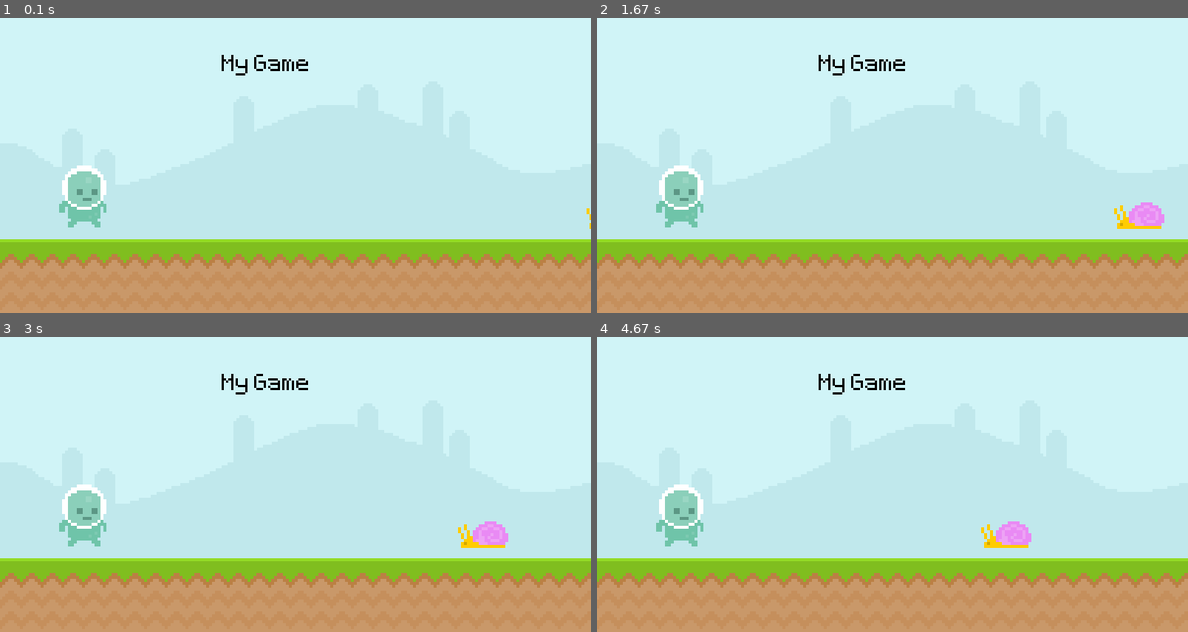
Above: before the commit, frames 1-4 (two rows, left to right).
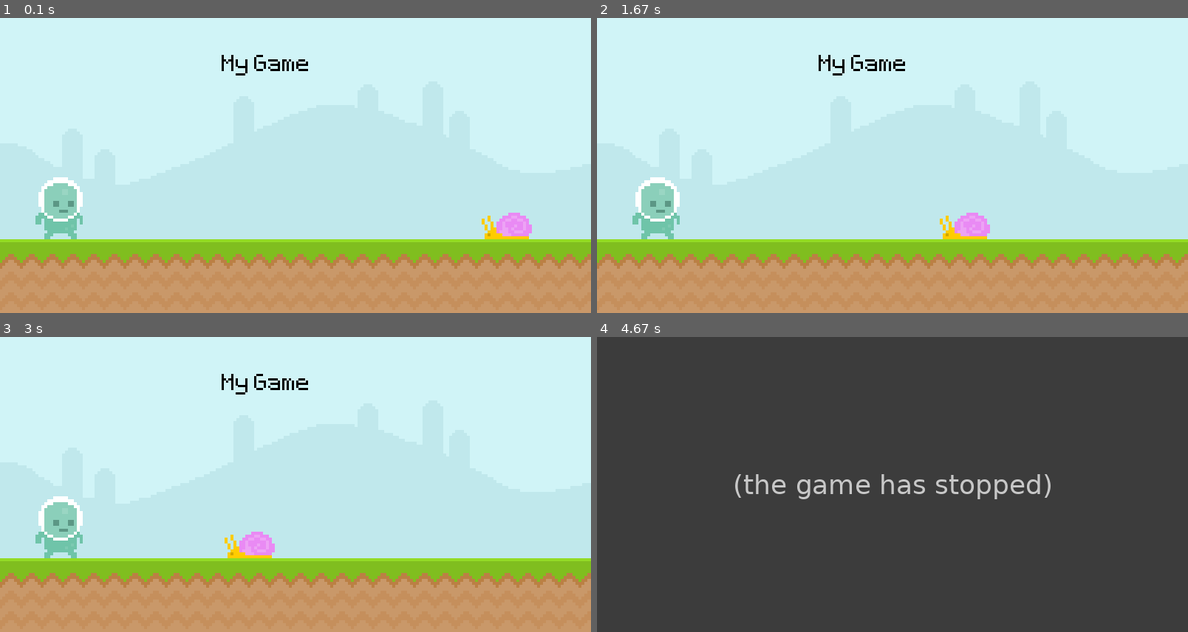
Above: after the commit, the same moments.

Repository: LZf1r3/Pygame-Study
Game: pygame game, started from First_project.py
The game is run twice, just before and just after one commit, with the same random seed, the same clock (stepped at 60 frames per second) and the same inputs.
Inputs (mouse positions are in pixels of both pictures, inside the frame that each line leads up to):
- Up to frame 1 (0.1 s): no input
- Up to frame 2 (1.67 s): click (656, 206) at 0.38 s
- Up to frame 3 (3 s): no input
- Up to frame 4 (4.67 s): no input

The runs differ from the first frame. In frame 1, 2.5% of the frame differs, in the area x 6-100%, y 50-75%; in frame 2, 3.0%; in frame 3, 3.0%; in frame 4, 100%, in the area x 0-100%, y 0-100%.
After the commit the program exited at 4.6 s; later frames show no game.

Commit message:
Update First_project.py

Diff:
--- a/First_project.py
+++ b/First_project.py
@@ -1,31 +1,67 @@
-import pygame # Importing the python gaming library
-from sys import exit # Import exit from the system library
+import pygame  # Importing the python gaming library
+from sys import exit  # Import exit from the system library
 
-pygame.init() # Initializing pygame
-screen = pygame.display.set_mode((800,400)) # Defining the size of the screen/window
-pygame.display.set_caption("LZ's First Game") # Defining the name on the window
-clock = pygame.time.Clock() # Creating an object for frameratelimit
-test_font = pygame.font.Font('UltimatePygameIntro-main/font/Pixeltype.ttf',50) # pygame.font.Font(font type, font size )
-snail_surface = pygame.image.load('UltimatePygameIntro-main/graphics/snail/snail1.png').convert_alpha() # Importing snail image <convert_alpha means that when converting the image to a easier picture it will keep the original values such as png
-sky_surface = pygame.image.load('UltimatePygameIntro-main\graphics\Sky.png').convert() # Importing sky picture for background
-ground_surface = pygame.image.load('UltimatePygameIntro-main\graphics\ground.png').convert() # Importing ground picture for the ground
-text_surface = test_font.render("My Game",False,"Black") # teste_font.render(text, AA, color) <AA means anti-aliasing, which is to smooth the edges of the text>
-snail_x_position = 800 # Defining the starting position of the snail
+pygame.init()  # Initializing pygame
+# Defining the size of the screen/window
+screen = pygame.display.set_mode((800, 400))
+# Defining the name on the window
+pygame.display.set_caption("LZ's First Game")
+clock = pygame.time.Clock()  # Creating an object for frameratelimit
+# pygame.font.Font(font type, font size )
+test_font = pygame.font.Font(
+    'UltimatePygameIntro-main/font/Pixeltype.ttf', 50)
+# Importing snail image <convert_alpha means that when converting the image to a easier picture it will keep the original values such as png
+snail_surface = pygame.image.load(
+    'UltimatePygameIntro-main/graphics/snail/snail1.png').convert_alpha()
+snail_rectangle = snail_surface.get_rect(midbottom=(700, 300))
 
-player_surface = pygame.image.load("UltimatePygameIntro-main/graphics/player/player_walk_1.png").convert_alpha()
+# Importing sky picture for background
+sky_surface = pygame.image.load(
+    'UltimatePygameIntro-main/graphics/Sky.png').convert()
+# Importing ground picture for the ground
+ground_surface = pygame.image.load(
+    'UltimatePygameIntro-main/graphics/ground.png').convert()
+# teste_font.render(text, AA, color) <AA means anti-aliasing, which is to smooth the edges of the text>
+text_surface = test_font.render("My Game", False, "Black")
 
-while True: # Loop to keep the window's appearance
-    for event in pygame.event.get(): # Loop for checking input from the user in case they want to quit the game
-        if event.type == pygame.QUIT: # Checking event
-            pygame.quit() # Quiting pygame
-            exit() # Ending every functioning code
+player_surface = pygame.image.load(
+    "UltimatePygameIntro-main/graphics/player/player_walk_1.png").convert_alpha()
+# player_surface.ger_rect(topleft = (x,y))
+player_rectangle = player_surface.get_rect(midbottom=(80, 300))
 
-    screen.blit(sky_surface,(0,0)) # Screen.blit(surface escolhida, (posicao))
-    screen.blit(ground_surface,(0,300)) # Defining the position of the ground
-    screen.blit(text_surface,(300,50)) # Defining the position of the text
-    snail_x_position -=0.5 # Creating the animation on the snail sprite
-    screen.blit(snail_surface,(snail_x_position,250)) # Creating the
-    if snail_x_position <= -100:snail_x_position = 800
-    screen.blit(player_surface,(80,200))
-    pygame.display.update() # Updating window
-    clock.tick(200) # limiting framerate to 120fps
+while True:  # Loop to keep the window's appearance
+    for event in pygame.event.get():  # Loop for checking input from the user in case they want to quit the game
+        if event.type == pygame.QUIT:  # Checking event
+            pygame.quit()  # Quiting pygame
+            exit()  # Ending every functioning code
+    #    if event.type == pygame.MOUSEMOTION:
+    #        print(event.pos)
+    #    if event.type == pygame.MOUSEBUTTONDOWN:
+    #        print("mouse down")
+    #    if event.type == pygame.MOUSEBUTTONUP:
+    #        print("mouse up")
+    # Screen.blit(surface escolhida, (posicao))
+        if event.type == pygame.MOUSEMOTION:
+            if player_rectangle.collidepoint(event.pos):
+                print("collision")
+    screen.blit(sky_surface, (0, 0))
+    # Defining the position of the ground
+    screen.blit(ground_surface, (0, 300))
+    screen.blit(text_surface, (300, 50))  # Defining the position of the text
+
+    snail_rectangle.x -= 1
+    if snail_rectangle.x <= -100:
+        snail_rectangle.x = 800
+    screen.blit(snail_surface, snail_rectangle)
+    screen.blit(player_surface, player_rectangle)
+    if snail_rectangle.colliderect(player_rectangle):print("Dead"),exit()
+
+    # if player_rectangle.colliderect(snail_rectangle):
+    #    print("Collision")
+
+    # mouse_position = pygame.mouse.get_pos()
+    # if player_rectangle.collidepoint((mouse_position)):
+    #    print(pygame.mouse.get_pressed())
+
+    pygame.display.update()  # Updating window
+    clock.tick(120)  # limiting framerate to 120fps
